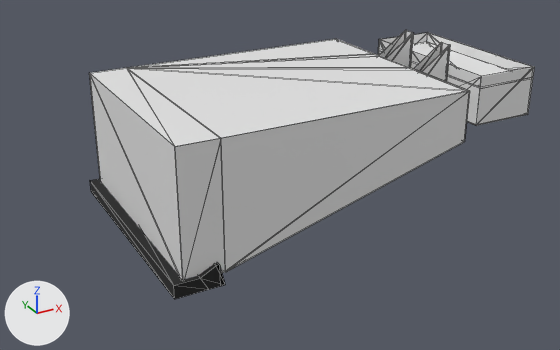
The glTF model public/levels/room5555-left.glb, before and after one commit.
Before and after are seen from a camera (50 mm lens) standing at (-115.1, -93.5, 46.0) and looking at (-55.2, 15.4, -8.4). The axes (+X, +Y, +Z) are drawn at lower left. The lights are the same throughout. The first picture is the older version. Mesh edges are drawn as thin lines. Where no turn or scale is listed for an object, it has been applied to the vertices. Vertices at exactly the same position are counted once.

Names of what the first picture shows: 'Ceiling', 'Room.001', 'Stage'.
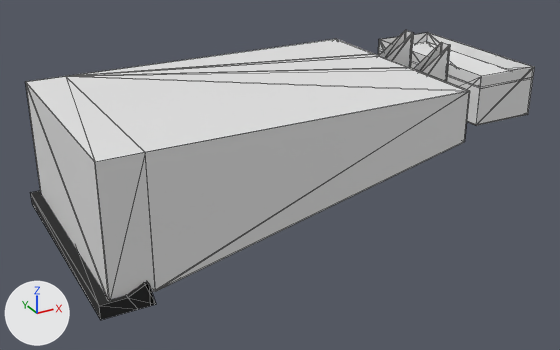
Location of each change, [x1, y1, x2, y2] in pixels of the pictures (560 x 350 px; the box of a moved part takes in the faces that stretch with it):
'Room.001', reshaped (14% wider, 8% taller): before [89, 30, 534, 280]; after [26, 30, 534, 300]
'Stage', moved: before [90, 179, 225, 299]; after [30, 191, 156, 320]
part 1 of me_mesh_005, moved or reshaped: before [89, 39, 467, 280]; after [26, 39, 467, 300]

The edits, one by one:
me_mesh_005 is used by ob_room_001; location (7.9, 15.9, 0.0).
me_mesh_005 had 356 vertices, 780 faces and spanned x -89.4..-12.0, y -19.8..19.4, z -12.3..12.2.
me_mesh_005 now has 356 vertices, 780 faces and spans x -100.1..-12.0, y -19.8..19.4, z -12.3..12.2.
me_mesh_005 part 1: all 24 vertices in x -89.4..-82.7, y -19.8..19.4, z -12.3..8.6 are moved by (-10.7, 0.0, 0.0).
Object 'Stage' (ob_stage) moves from (-75.6, 15.8, -12.6) to (-86.2, 15.8, -12.6).
